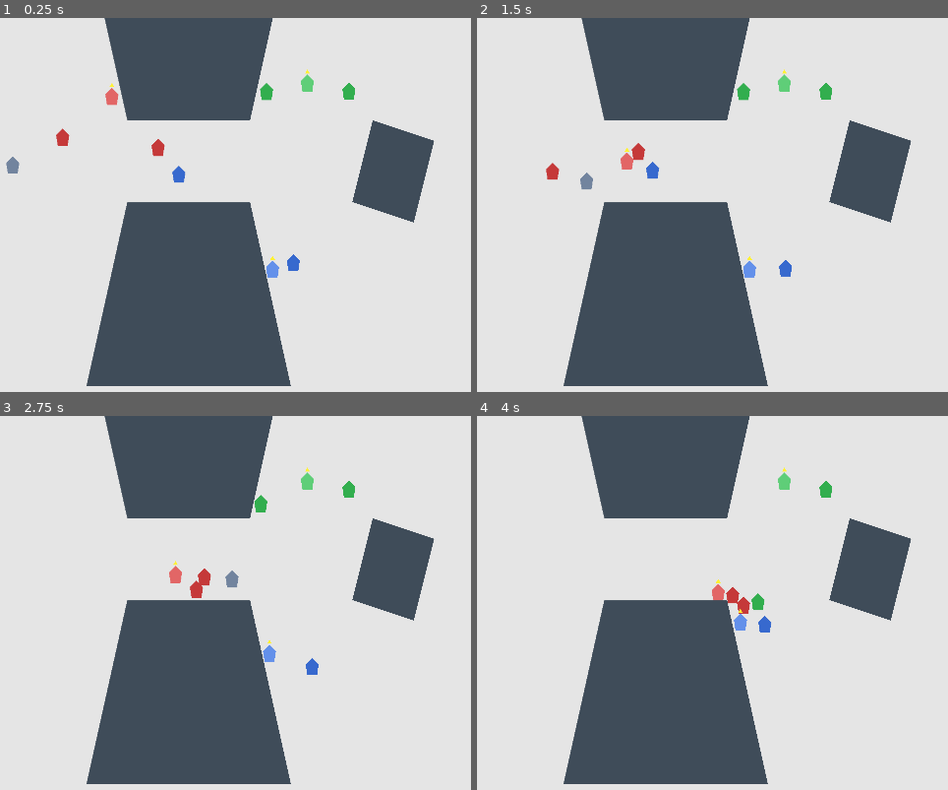
Above: before the commit, frames 1-4 (two rows, left to right).
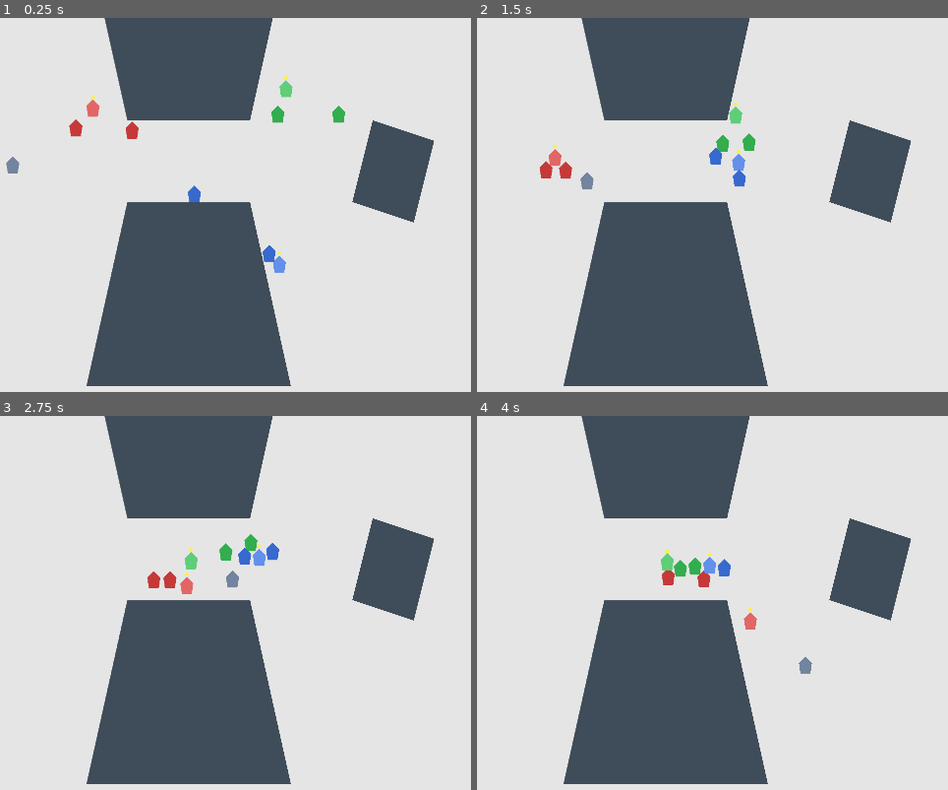
Above: after the commit, the same moments.

Repository: cblab/kingslayer
Game: Godot game, scene res://scenes/Main.tscn
Same seed, same stepped clock (60 frames per second), same inputs: the game is played once before the commit and once after it.
Inputs (mouse positions are in pixels of both pictures, inside the frame that each line leads up to):
- Up to frame 1 (0.25 s): no input
- Up to frame 2 (1.5 s): move the mouse to (outside the picture) at 0.52 s; click (outside the picture) at 0.67 s; move the mouse to (674, 261) at 1.27 s; click (674, 261) at 1.42 s
- Up to frame 3 (2.75 s): move the mouse to (433, 539) at 2.02 s; click (433, 539) at 2.17 s
- Up to frame 4 (4 s): move the mouse to (792, 726) at 2.77 s; click (792, 726) at 2.92 s; move the mouse to (outside the picture) at 3.52 s; click (outside the picture) at 3.67 s

The runs differ from the first frame. In frame 1, 1.7% of the frame differs, in the area x 11-76%, y 13-70%; in frame 2, 1.7%; in frame 3, 1.6%; in frame 4, 1.6%.

Commit message:
Improve ruler/guard combat behavior and test survivability

Diff:
--- a/scenes/units/Unit.tscn
+++ b/scenes/units/Unit.tscn
@@ -25,3 +25,6 @@
 target_desired_distance = 12.0
 avoidance_enabled = false
 navigation_layers = 1
+
+[node name="HitAudio" type="AudioStreamPlayer2D" parent="."]
+max_polyphony = 3
--- a/scripts/units/unit.gd
+++ b/scripts/units/unit.gd
@@ -18,11 +18,15 @@
 
 @export var auto_aggro_enabled: bool = true
 @export var aggro_radius: float = 260.0
+@export var ruler_search_radius: float = 420.0
+@export var guard_protect_radius: float = 260.0
 
 @export var move_speed: float = 300.0
 @export var waypoint_tolerance: float = 14.0
 
 @export var max_hp: float = 100.0
+@export var player_test_max_hp: float = 520.0
+@export var ruler_hp_bonus: float = 40.0
 @export var attack_damage: float = 20.0
 @export var attack_range: float = 58.0
 @export var attack_interval: float = 0.75
@@ -40,11 +44,21 @@
 var _repath_cooldown: float = 0.0
 var _is_dead: bool = false
 var _last_valid_attacker: Unit = null
+var _rng := RandomNumberGenerator.new()
+
+const _HIT_SOUNDS: Array[AudioStream] = [
+	preload("res://scripts/sound/sword_clash_1.mp3"),
+	preload("res://scripts/sound/sword_clash_2.mp3"),
+	preload("res://scripts/sound/sword_clash_3.mp3"),
+]
 
 @onready var _visual: Polygon2D = $Visual
 @onready var _ruler_marker: Node2D = $RulerMarker
+@onready var _hit_audio: AudioStreamPlayer2D = $HitAudio
 
 func _ready() -> void:
+	_rng.randomize()
+	max_hp = _resolve_initial_max_hp()
 	current_hp = max_hp
 	_apply_role_visuals()
 
@@ -181,6 +195,13 @@
 		_repath_to(hold_position)
 		_repath_cooldown = 0.35
 	_follow_current_path()
+
+func _resolve_initial_max_hp() -> float:
+	if is_player_controlled:
+		return max(max_hp, player_test_max_hp)
+	if role == UnitRole.RULER:
+		return max_hp + ruler_hp_bonus
+	return max_hp
 
 func _get_ruler() -> Unit:
 	if ruler_path.is_empty():
@@ -231,6 +252,7 @@
 	_attack_cooldown -= delta
 	if _attack_cooldown <= 0.0:
 		_attack_target.take_damage(attack_damage, self)
+		_play_hit_sound()
 		_attack_cooldown = attack_interval
 
 func _follow_current_path() -> void:
@@ -262,6 +284,14 @@
 		_path_index = 0
 
 func _update_npc_aggro_target() -> void:
+	match role:
+		UnitRole.ROYAL_GUARD:
+			_update_guard_aggro_target()
+			return
+		UnitRole.RULER:
+			_update_ruler_aggro_target()
+			return
+
 	if _attack_target != null and is_instance_valid(_attack_target) and not _attack_target.is_dead() and _is_enemy(_attack_target):
 		return
 
@@ -269,7 +299,43 @@
 	if nearest_enemy != null:
 		set_attack_target(nearest_enemy)
 
+func _update_ruler_aggro_target() -> void:
+	if _attack_target != null and is_instance_valid(_attack_target) and not _attack_target.is_dead() and _is_enemy(_attack_target):
+		return
+
+	var nearest_enemy := _find_nearest_enemy_in_range(ruler_search_radius)
+	if nearest_enemy != null:
+		set_attack_target(nearest_enemy)
+
+func _update_guard_aggro_target() -> void:
+	var ruler := _get_ruler()
+	if ruler == null:
+		_attack_target = null
+		return
+
+	var ruler_attacker := ruler.get_last_valid_attacker()
+	if ruler_attacker != null and _is_enemy(ruler_attacker):
+		if ruler.global_position.distance_to(ruler_attacker.global_position) <= guard_chase_limit:
+			set_attack_target(ruler_attacker)
+			return
+
+	var nearest_threat := _find_nearest_enemy_to_point_in_range(ruler.global_position, guard_protect_radius)
+	if nearest_threat != null:
+		set_attack_target(nearest_threat)
+		return
+
+	if _attack_target != null and is_instance_valid(_attack_target) and not _attack_target.is_dead() and _is_enemy(_attack_target):
+		if global_position.distance_to(ruler.global_position) <= guard_chase_limit:
+			return
+
+	_attack_target = null
+	_path = PackedVector2Array()
+	_path_index = 0
+
 func _find_nearest_enemy_in_range(radius: float) -> Unit:
+	return _find_nearest_enemy_to_point_in_range(global_position, radius)
+
+func _find_nearest_enemy_to_point_in_range(center: Vector2, radius: float) -> Unit:
 	var parent := get_parent()
 	if parent == null:
 		return null
@@ -283,7 +349,7 @@
 			continue
 		if not _is_enemy(child):
 			continue
-		var distance := global_position.distance_to(child.global_position)
+		var distance := center.distance_to(child.global_position)
 		if distance > radius:
 			continue
 		if distance < nearest_distance:
@@ -291,6 +357,13 @@
 			nearest_distance = distance
 
 	return nearest
+
+func _play_hit_sound() -> void:
+	if _hit_audio == null or _HIT_SOUNDS.is_empty():
+		return
+	var sound_index := _rng.randi_range(0, _HIT_SOUNDS.size() - 1)
+	_hit_audio.stream = _HIT_SOUNDS[sound_index]
+	_hit_audio.play()
 
 func _is_enemy(other: Unit) -> bool:
 	if other == null or not is_instance_valid(other):
